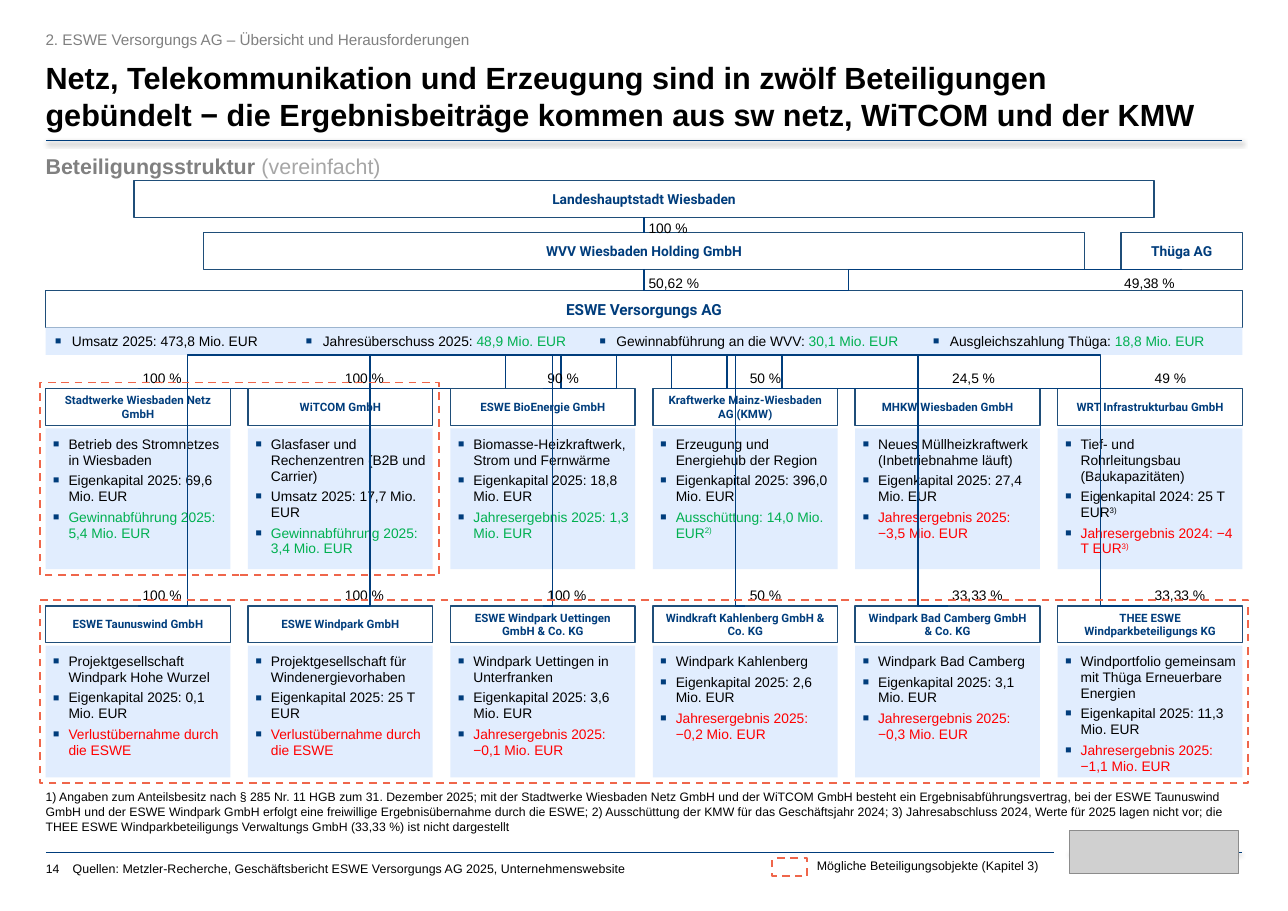
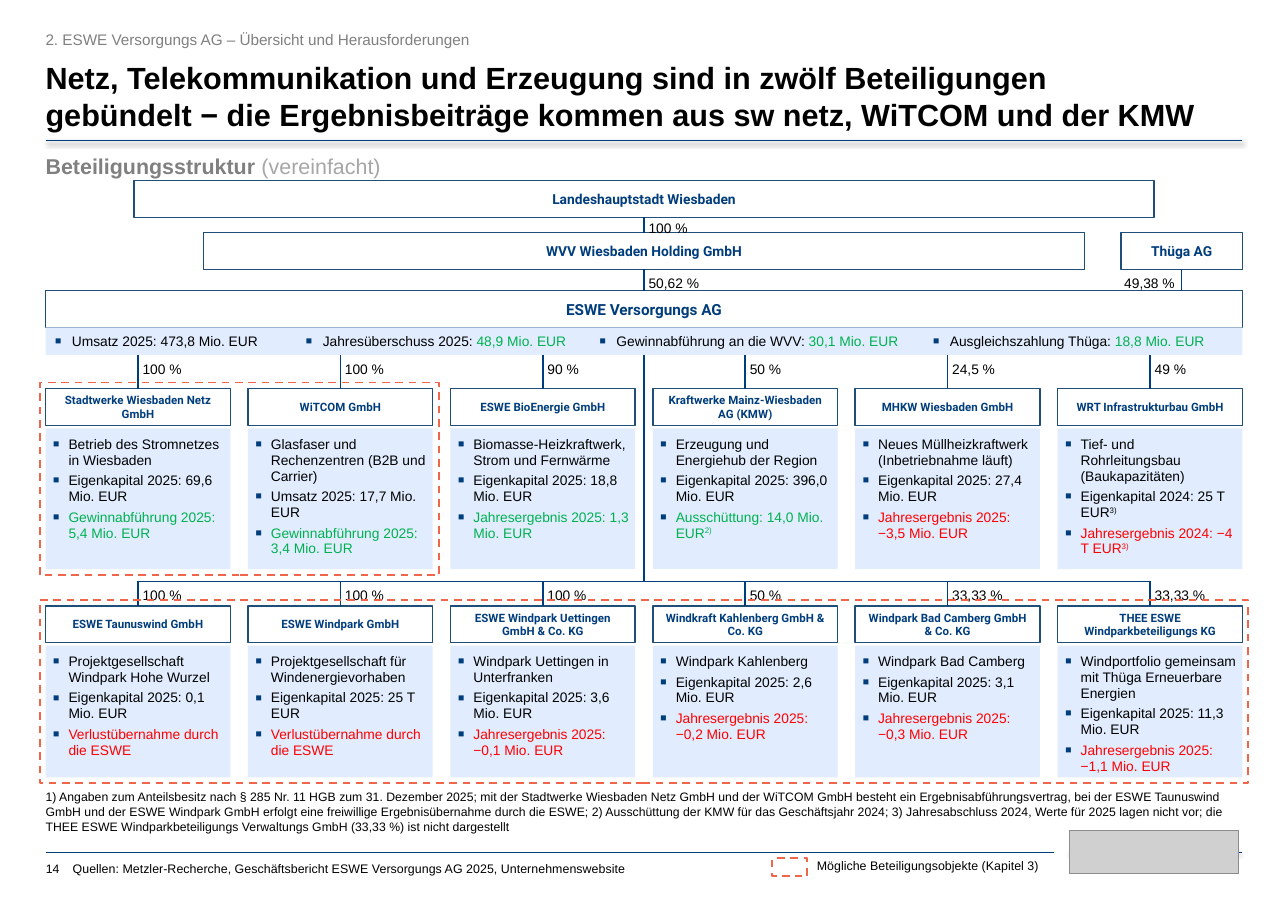
Before and after one commit to niggopf-hub/ESWE, a slide deck: slide 14 of 20260828_Metzler_ESWE Versorgungs AG_vF.pptx. Drawn at 1288x911 pixels with LibreOffice and Linux fonts; fonts in the diff are those of the drawing; grey boxes stand for pictures. Boxes give left, top, right and bottom in pixels: in the first picture for what was removed or moved away, otherwise in the second. Text is boxed around its words. In the diff, an @@ line names an element or a change of style, - is before the commit and + after.

```diff
--- a/20260828_Metzler_ESWE Versorgungs AG_vF.pptx
+++ b/20260828_Metzler_ESWE Versorgungs AG_vF.pptx
@@ elbow line removed from (1181, 269) to (644, 291) @@
@@ elbow line added from (1181, 269) to (1181, 291), #003D7C 0.9 pt @@
@@ elbow line removed from (644, 354) to (138, 605) @@
@@ elbow line added from (138, 354) to (138, 389), #003D7C 0.9 pt @@
@@ elbow line moved from (644, 354) - (138, 389) to (340, 354) - (340, 389) @@
@@ elbow line removed from (644, 354) to (340, 389) @@
@@ elbow line removed from (644, 354) to (340, 605) @@
@@ elbow line moved from (644, 354) - (543, 389) to (543, 354) - (543, 389) @@
@@ elbow line moved from (644, 354) - (543, 605) to (644, 354) - (644, 581) @@
@@ elbow line removed from (644, 354) to (947, 389) @@
@@ elbow line removed from (644, 354) to (745, 605) @@
@@ elbow line removed from (644, 354) to (947, 605) @@
@@ elbow line removed from (644, 354) to (1149, 605) @@
@@ elbow line moved from (644, 354) - (745, 389) to (745, 354) - (745, 389) @@
@@ elbow line moved from (644, 354) - (1149, 389) to (947, 354) - (947, 389) @@
@@ elbow line added from (1149, 354) to (1149, 389), #003D7C 0.9 pt @@
@@ 6 texts: place and size @@
-6 texts at (143, 372, 1170, 386)
+6 texts at (143, 364, 1170, 376)
@@ elbow line added from (138, 581) to (1149, 581), #003D7C 0.9 pt @@
@@ elbow line added from (138, 581) to (138, 605), #003D7C 0.9 pt @@
@@ elbow line added from (340, 581) to (340, 605), #003D7C 0.9 pt @@
@@ elbow line added from (543, 581) to (543, 605), #003D7C 0.9 pt @@
@@ elbow line added from (745, 581) to (745, 605), #003D7C 0.9 pt @@
@@ elbow line added from (947, 581) to (947, 605), #003D7C 0.9 pt @@
@@ elbow line added from (1149, 581) to (1149, 605), #003D7C 0.9 pt @@
```
Also in this commit, not shown: 4 other files.
